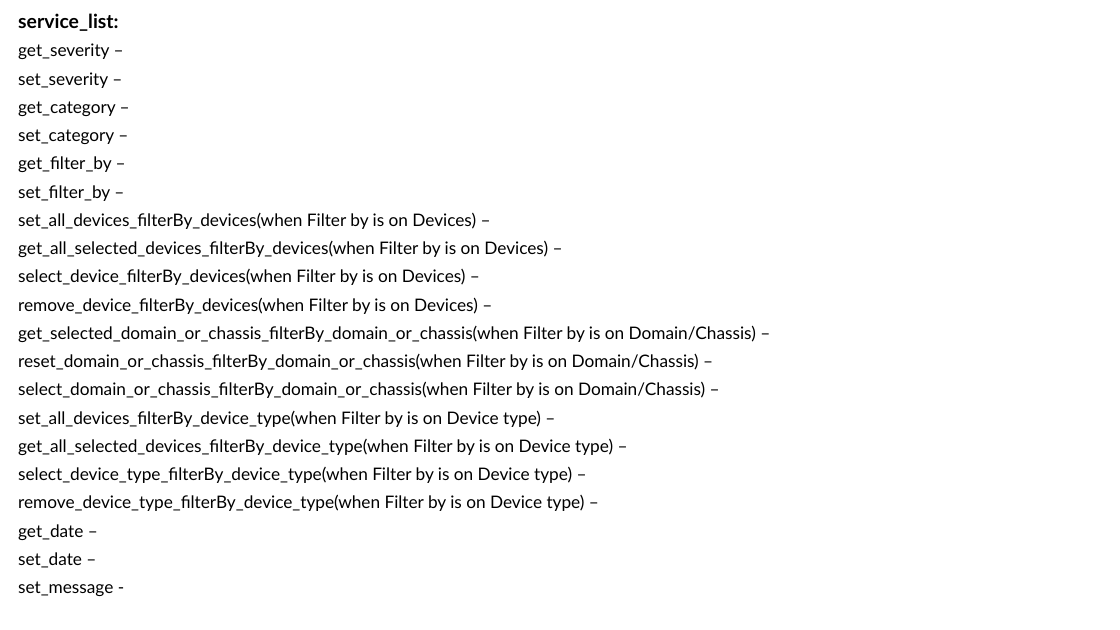
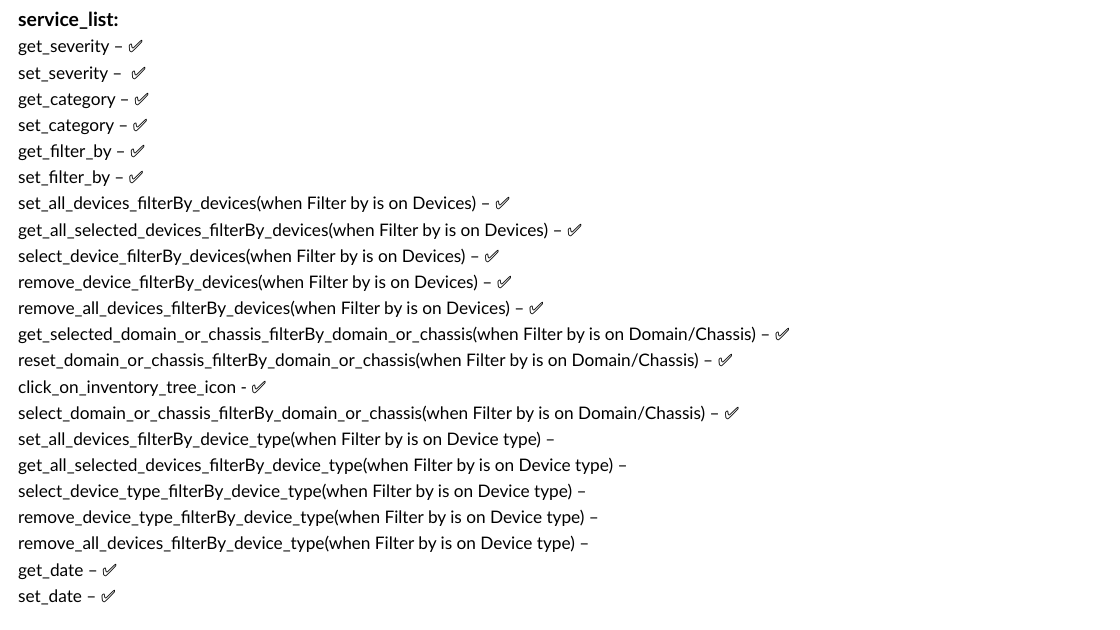
Before and after one commit to Yuval10Dahan/LightWatch_WEB, a slide deck: slide 9 of Docs/Progress_Check_Box.pptx (slide 5 before the commit). Drawn at 1120x630 pixels with LibreOffice and Linux fonts; fonts in the diff are those of the drawing. Boxes give left, top, right and bottom in pixels: in the first picture for what was removed or moved away, otherwise in the second. Text is boxed around its words. In the diff, an @@ line names an element or a change of style, - is before the commit and + after.

```diff
--- a/Docs/Progress_Check_Box.pptx
+++ b/Docs/Progress_Check_Box.pptx
@@ subtitle at (x1=18, y1=11, x2=613, y2=526): line spacing 0.8 to 0.7 @@
@@ subtitle at (x1=18, y1=39, x2=756, y2=422): text changed @@
-get_severity –
-set_severity –
-get_category –
-set_category –
-get_filter_by –
-set_filter_by –
-set_all_devices_filterBy_devices(when Filter by is on Devices) –
-get_all_selected_devices_filterBy_devices(when Filter by is on Devices) –
-select_device_filterBy_devices(when Filter by is on Devices) –
-remove_device_filterBy_devices(when Filter by is on Devices) –
-get_selected_domain_or_chassis_filterBy_domain_or_chassis(when Filter by is on Domain/Chassis) –
-reset_domain_or_chassis_filterBy_domain_or_chassis(when Filter by is on Domain/Chassis) –
-select_domain_or_chassis_filterBy_domain_or_chassis(when Filter by is on Domain/Chassis) –
+get_severity – ✅
+set_severity – ✅
+get_category – ✅
+set_category – ✅
+get_filter_by – ✅
+set_filter_by – ✅
+set_all_devices_filterBy_devices(when Filter by is on Devices) – ✅
+get_all_selected_devices_filterBy_devices(when Filter by is on Devices) – ✅
+select_device_filterBy_devices(when Filter by is on Devices) – ✅
+remove_device_filterBy_devices(when Filter by is on Devices) – ✅
+remove_all_devices_filterBy_devices(when Filter by is on Devices) – ✅
+get_selected_domain_or_chassis_filterBy_domain_or_chassis(when Filter by is on Domain/Chassis) – ✅
+reset_domain_or_chassis_filterBy_domain_or_chassis(when Filter by is on Domain/Chassis) – ✅
+click_on_inventory_tree_icon - ✅
+select_domain_or_chassis_filterBy_domain_or_chassis(when Filter by is on Domain/Chassis) – ✅
@@ subtitle at (x1=18, y1=535, x2=575, y2=605): text changed @@
-get_date –
-set_date –
-set_message -
+remove_all_devices_filterBy_device_type(when Filter by is on Device type) –
+get_date – ✅
+set_date – ✅
```
Also in this commit, not shown: 12 other slides changed, 15 slides added, 15 other files.
